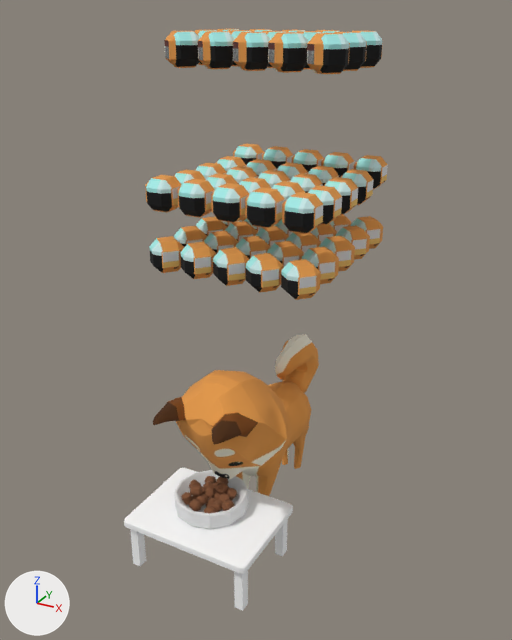
A saved change to the OBJ model ChiBaApp/app/src/main/assets/models/fullBowl/fullBowl_frame17.obj.
Camera for both pictures: a 50 mm camera at (10.35, -19.91, 15.09) aimed at (0.15, -1.36, 5.82). The lights are fixed; the arrows at lower left show +X, +Y and +Z. Where no turn or scale is listed for an object, it has been applied to the vertices. Vertices at the same position are counted once.

In view in the first picture: 'fullBowl_frame17'.
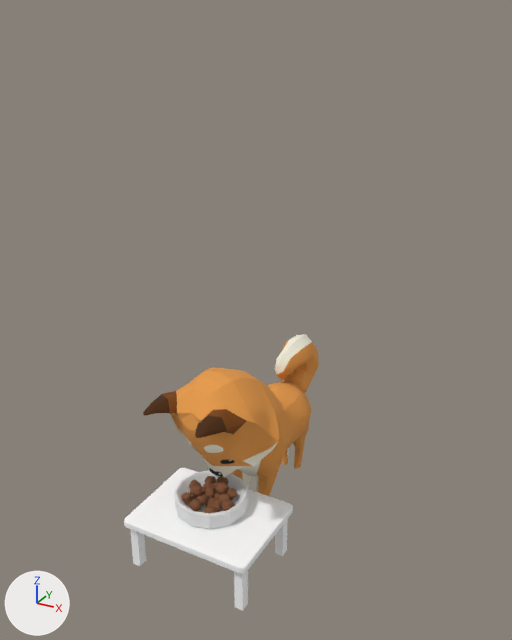
What differs and where, as boxes [x1, y1, x2, y2] in the pictures (512 x 640 px; the box of a moved part takes in the faces that stretch with it):
'fullBowl_frame17', reshaped (26% narrower, 52% shorter)
    before: [124, 29, 388, 611]
    after: [124, 334, 319, 611]
part 1 of me_fullbowl_frame17, deleted
    before: [145, 29, 388, 300]
part 2 of me_fullbowl_frame17, moved or reshaped
    before: [153, 370, 287, 479]
    after: [143, 367, 285, 477]

Edits to the bpy script that builds the scene:
```text
Change me_fullbowl_frame17:
    used by ob_fullbowl_frame17; location = (0.0, 0.0, 0.0)
    remove me_fullbowl_frame17.from_pydata(...)  # 4000 vertices, 4863 faces; spans x -2.9..2.8, y -5.9..3.5, z -1.9..14.5
    add me_fullbowl_frame17.from_pydata(...)  # 2440 vertices, 3173 faces; spans x -2.3..2.3, y -5.9..3.5, z -1.9..4.6
    me_fullbowl_frame17 part 1: 65 loose pieces with 1560 vertices, spanning x -2.9..2.8, y -3.2..3.2, z 7.5..14.5, are deleted
    me_fullbowl_frame17 part 2
    19 vertices are removed from x -1.4..1.4, y -5.5..-4.1, z 2.9..4.0
    86 faces are deleted
    8 vertices in x 1.0..1.3, y -5.5..-5.0, z 3.7..3.9 move by (-0.5, -0.1, 0.1)
    8 vertices in x -1.9..-1.1, y -3.4..-2.6, z 1.6..3.7 move by (-0.2, 0.2, 0.0)
    7 vertices in x -1.5..0.0, y -3.0..-1.9, z 1.0..4.3 move by (-0.1, 0.1, 0.0)
    6 vertices in x -1.3..-0.6, y -5.4..-4.6, z 3.5..3.7 move by (-0.5, 0.2, 0.1)
    6 vertices in x -0.3..0.6, y -4.2..-3.2, z 1.0..4.5 move by (-0.3, 0.0, 0.0)
    6 vertices in x -1.0..0.0, y -4.8..-4.0, z 2.5..4.1 move by (-0.4, 0.1, 0.1)
    106 vertices move from x -1.8..2.0, y -5.4..-1.1, z 0.8..4.6 to x -1.9..1.8, y -5.4..-1.1, z 0.8..4.6
    19 vertices are added at x -1.8..1.0, y -5.3..-3.9, z 3.0..4.0
    86 new faces join them, mat_newrigging1_lambert2sg (picture img_chibaalltextures_jpg)
```
